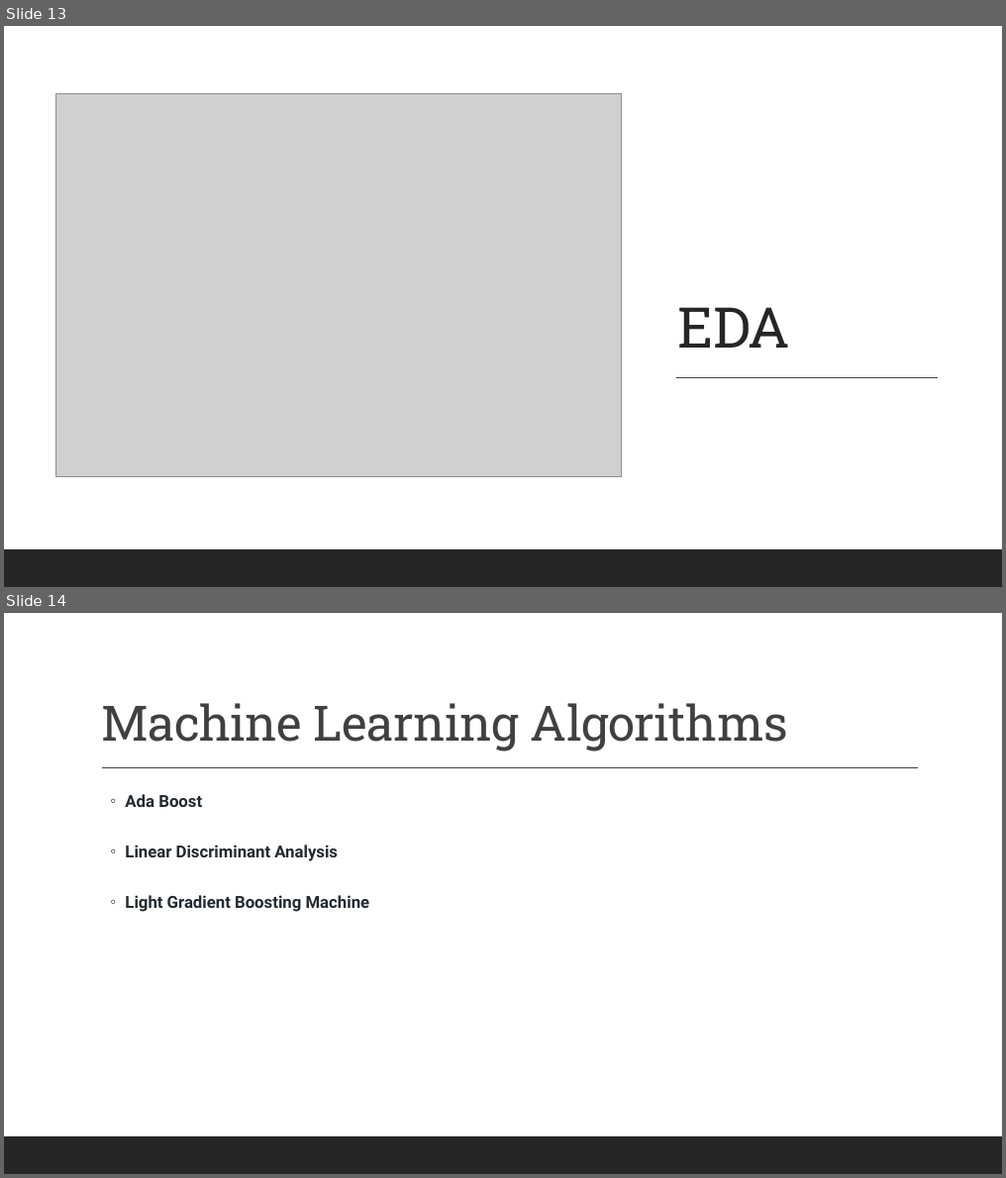
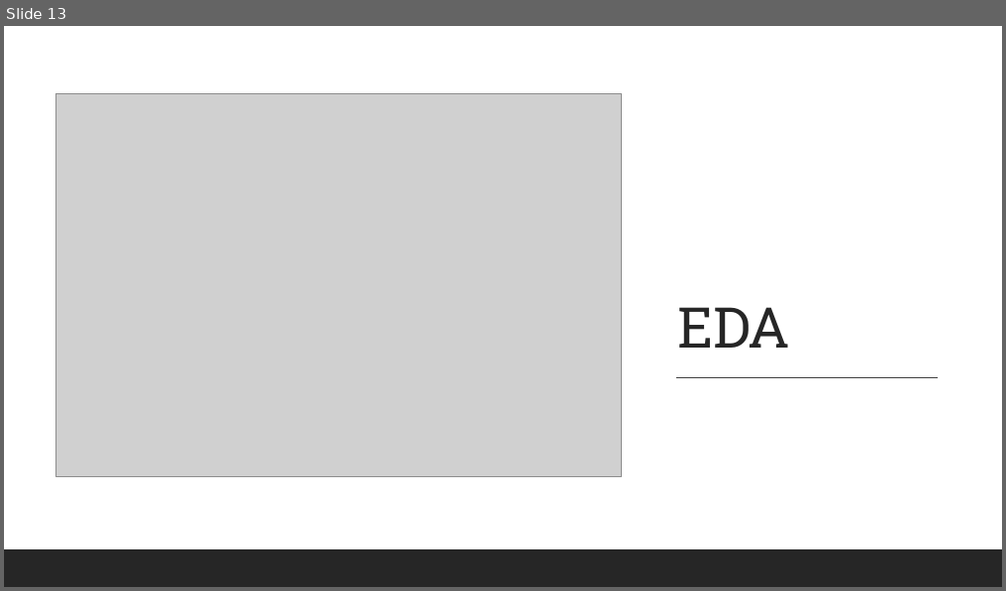
Before and after one commit to VargheseTresa/SpringBoard, a slide deck: cap3/Capstone_Final_Slides.pptx. Shown one above the other, each under a label of ours: slides 13 and 14 before the commit, slide 13 after it. The pictures are 1006x1178 and 1006x591 pixels, drawn with LibreOffice and Linux fonts; fonts in the diff are those of the drawing; grey boxes stand for pictures. Boxes give left, top, right and bottom in pixels: in the first picture for what was removed or moved away, otherwise in the second. Text is boxed around its words. In the diff, an @@ line names an element or a change of style, - is before the commit and + after.

```diff
--- a/cap3/Capstone_Final_Slides.pptx
+++ b/cap3/Capstone_Final_Slides.pptx
@@ slide 14 removed at (4,613,1002,1174), background #FFFFFF @@
@@ title removed at (101,703,788,752) @@
-Machine Learning Algorithms
@@ line removed from (102, 768) to (918, 768) @@
@@ text removed at (125,794,370,912) @@
-  ◦ Ada Boost
-  ◦ Linear Discriminant Analysis
-  ◦ Light Gradient Boosting Machine
@@ rectangle removed at (4,1137,1002,1174) @@
```
Also in this commit, not shown: 1 slide changed, 5 slides added, 2 other files.
